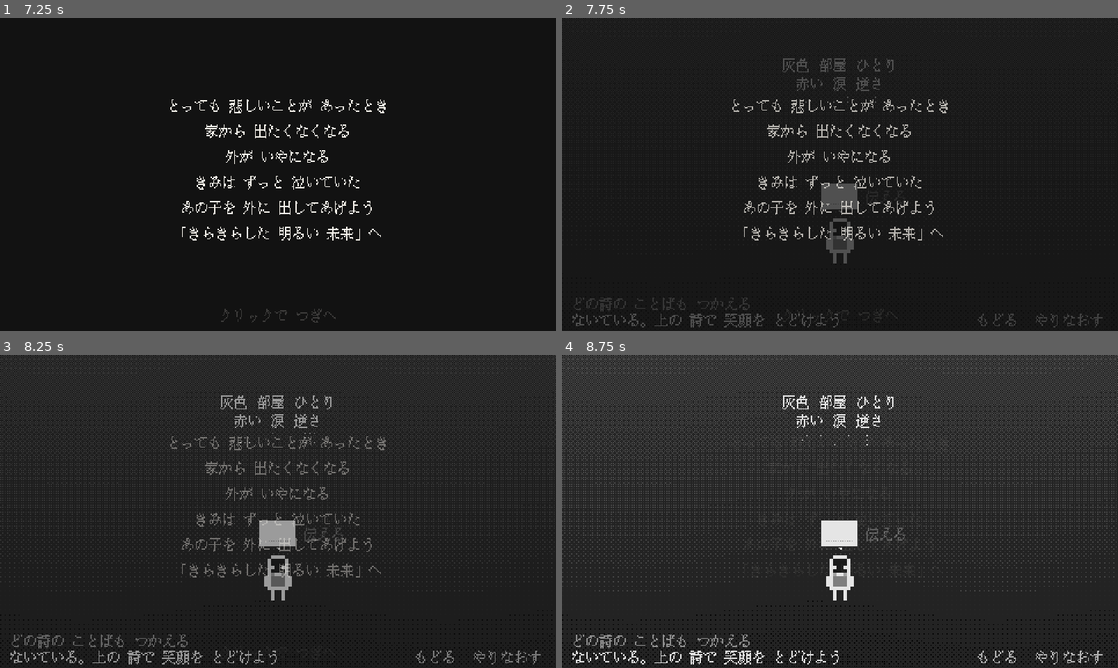
Above: before the commit, frames 1-4 (two rows, left to right).
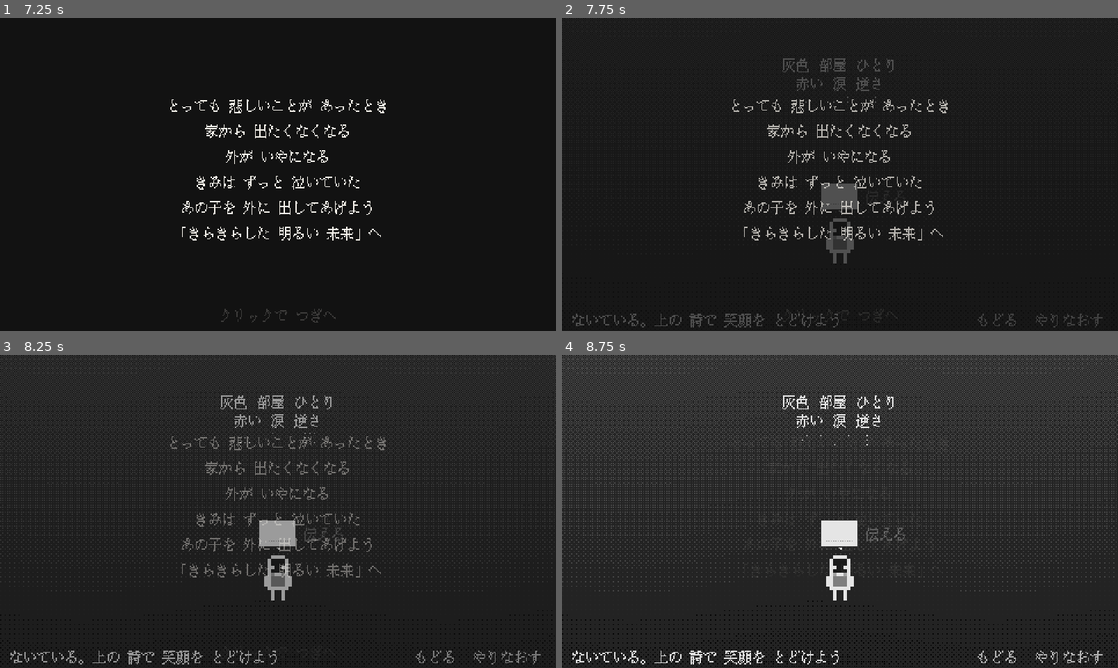
Above: after the commit, the same moments.

Repository: tmichiya/toru-3jam
Game: Godot game, scene res://scenes/main.tscn
The game is run twice, just before and just after one commit, with the same random seed, the same clock (stepped at 60 frames per second) and the same inputs.
Inputs (mouse positions are in pixels of both pictures, inside the frame that each line leads up to):
- Up to frame 1 (7.25 s): click "やりなおす" at 0.5 s; click "もどる" at 1.25 s; click "やりなおす" at 2 s; click "もどる" at 2.75 s; click "やりなおす" at 3.5 s; click "もどる" at 4.25 s; tap Enter at 5 s; drag from (278, 174) to (333, 105) at 5.02 s; drag from (166, 190) to (250, 237) at 5.77 s; move the mouse to (333, 105) at 6.52 s; tap R at 6.6 s; click (333, 105) at 6.67 s
- Up to frame 2 (7.75 s): drag from (812, 237) to (673, 127) at 7.27 s
- Up to frame 3 (8.25 s): move the mouse to (444, 558) at 8.02 s; tap Z at 8.1 s; click (444, 558) at 8.17 s
- Up to frame 4 (8.75 s): tap Space at 8.27 s

Frame 1 is identical in both runs. In frame 2, 0.3% of the frame differs, in the area x 2-34%, y 89-94%; in frame 3, 0.3%; in frame 4, 0.3%.

Commit message:
画面下の説明文をなくし、ヒント1行とボタンだけにする
スクリーンショット確認も色のつなぎ直しに合わせて更新。

Co-Authored-By: Claude Opus 5.5 <noreply@anthropic.com>

Diff:
--- a/scripts/ui.gd
+++ b/scripts/ui.gd
@@ -1,6 +1,6 @@
 class_name GameUI
 extends Control
-## 画面の情報 (場面のヒント・操作説明・伝えるボタン・もどる/やりなおす・エンディング文)。
+## 画面の情報 (場面のヒント・伝えるボタン・もどる/やりなおす・エンディング文)。画面下はヒント1行とボタンだけにする。
 
 const MARGIN := 8.0
 
@@ -9,7 +9,6 @@
 var view: PoemView
 
 var _hint_label: Label
-var _help_label: Label
 var _ending_label: Label
 var _title_label: Label
 var _tell_button: Button
@@ -22,8 +21,6 @@
 	mouse_filter = Control.MOUSE_FILTER_IGNORE
 	_hint_label = _make_label("", Vector2(MARGIN, 254))
 	_hint_label.add_theme_color_override("font_color", UIConst.HILITE_COLOR)
-	_help_label = _make_label("どの詩の ことばも つかえる", Vector2(MARGIN, 240))
-	_help_label.modulate.a = 0.55
 	# 扉を開けるとき、画面上部に大きく出る題 (ドットが崩れないよう 2 倍の大きさ)
 	_title_label = _make_label("", Vector2(0, 10))
 	_title_label.size = Vector2(UIConst.SCREEN.x, 28)
@@ -57,7 +54,6 @@
 		create_tween().tween_property(_hint_label, "visible_ratio", 1.0, 0.05 * h.length())
 	_tell_button.disabled = game.state.message().is_empty()
 	_tell_button.visible = game.capacity() > 0
-	_help_label.visible = not game.state.d["ended"]
 	if not game.state.d["ended"]:
 		_ending_label.text = ""
 		_title_label.text = ""
--- a/tests/screenshot.gd
+++ b/tests/screenshot.gd
@@ -40,7 +40,7 @@
 	await _wait(2.0)
 	await _walk_to("bed")
 	await _wait(2.5)
-	game.click(_uid("青い"))
+	game.click(_uid("赤い"))
 	game.apply_tool(_uid("ずれる"), _uid("夜"))
 	await _wait(0.25)
 	_save("2_shift")
@@ -51,19 +51,11 @@
 	await _wait(2.0)
 	await _walk_to("shelf_right")
 	await _wait(1.5)
-	game.click(_uid("紫の"))
-	await _wait(1.8)
-	_save("3_purple")
-	game.apply_tool(_uid("ずれる"), _uid("鳥"))
-	await _wait(0.25)
-	_save("3_bird_shift")
-	game.undo()
-	game.click(_uid("青い"))
 	game.apply_tool(_uid("ずれる"), _uid("なくした"))
 	game.apply_tool(_uid("ずれる"), _uid("さがした"))
-	game.click(_uid("金色"))
+	game.click(_uid("緑の"))
 	await _wait(1.8)
-	_save("3_gold")
+	_save("3_green_key")
 	game.give(_uid("鍵"))
 	game.give(_uid("みつけた"))
 	game.tell()
@@ -79,10 +71,10 @@
 	game.click(_uid("白い"))
 	await _wait(1.8)
 	_save("4_white")
-	# 白の間に 明るい を渡し、青で ずれる を出して 過去 → 今 → 未来
+	# 白の間に 明るい (詩二) を渡し、赤で ずれる を出して 過去 → 今 → 未来
 	game.give(_uid("きらきらした"))
 	game.give(_uid("明るい"))
-	game.click(_uid("青い"))
+	game.click(_uid("赤い"))
 	game.apply_tool(_uid("ずれる"), _uid("過去"))
 	game.apply_tool(_uid("ずれる"), _uid("今"))
 	game.give(_uid("未来"))
